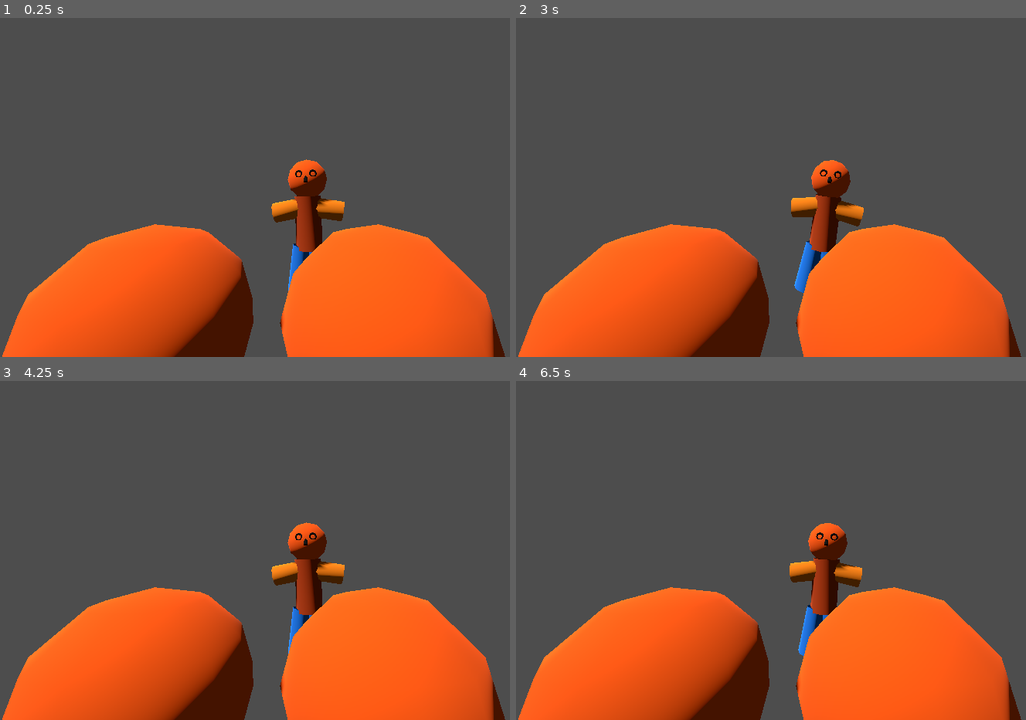
Above: before the commit, frames 1-4 (two rows, left to right).
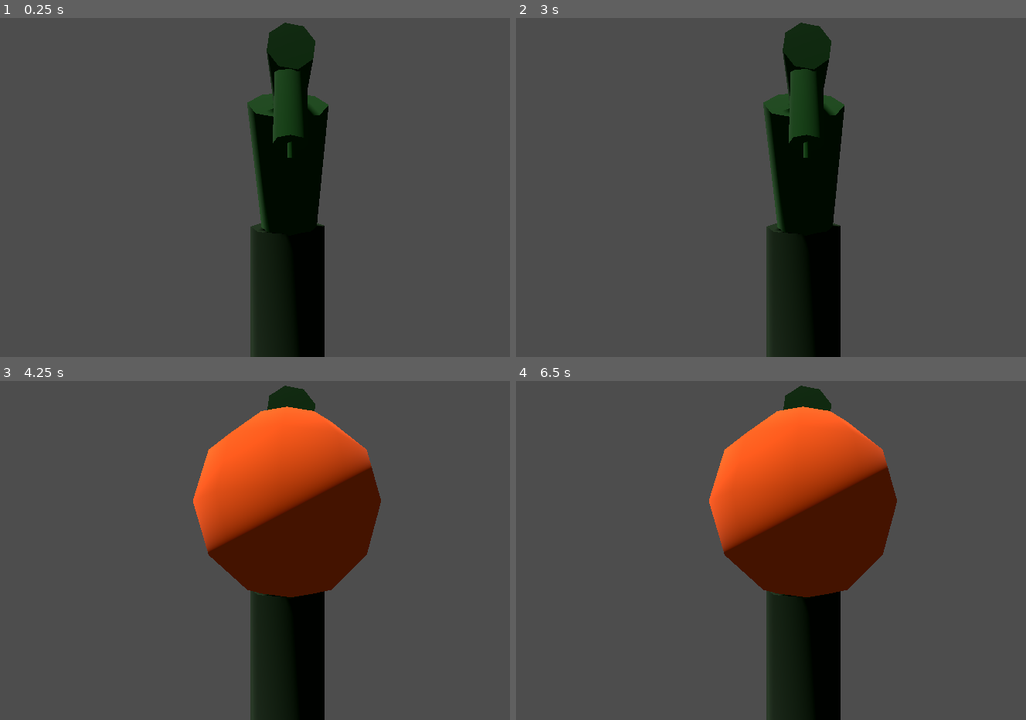
Above: after the commit, the same moments.

Repository: carterpiepenburg1/pumpkinchuckin-
Game: Godot game, scene res://Scenes/pumpkinchuckin.tscn
The game is run twice, just before and just after one commit, with the same random seed, the same clock (stepped at 60 frames per second) and the same inputs.
Inputs:
- Up to frame 1 (0.25 s): no input
- Up to frame 2 (3 s): tap Enter at 1.25 s
- Up to frame 3 (4.25 s): no input
- Up to frame 4 (6.5 s): no input

The runs differ from the first frame. In frame 1, 39% of the frame differs, in the area x 0-100%, y 1-100%; in frame 2, 39%; in frame 3, 47%; in frame 4, 47%.

Commit message:
Spring cleaning
IT WORKS

Diff:
--- a/Scenes/Objects/vine.tscn
+++ b/Scenes/Objects/vine.tscn
@@ -20,34 +20,6 @@
 [node name="Vine" type="Node3D"]
 script = ExtResource("1_73ut5")
 
-[node name="BaseVine" type="CSGCylinder3D" parent="."]
-transform = Transform3D(1, 0, 0, 0, 1, 0, 0, 0, 1, 0, 0.8945285, 0)
-material = SubResource("StandardMaterial3D_pw5j8")
-
-[node name="CSGCylinder3D2" type="CSGCylinder3D" parent="."]
-transform = Transform3D(0.7969835, 0.6040011, 0, -0.6040011, 0.7969835, 0, 0, 0, 1, 0.42521513, 2.3931515, -0.018218398)
-radius = 0.36816406
-height = 2.0061035
-material = SubResource("StandardMaterial3D_73ut5")
-
-[node name="CSGCylinder3D3" type="CSGCylinder3D" parent="."]
-transform = Transform3D(0.077441916, 0.99604326, 0.04359364, -0.96178806, 0.08615306, -0.2598882, -0.26261565, -0.021801615, 0.9646543, 1.2445282, 3.2378967, -0.034284323)
-radius = 0.1484375
-height = 1.0129395
-material = SubResource("StandardMaterial3D_gqlm5")
-
-[node name="CSGCylinder3D5" type="CSGCylinder3D" parent="."]
-transform = Transform3D(0.9547297, -0.29747483, 0, 0.29747483, 0.9547297, 0, 0, 0, 1, 1.6822165, 3.0342283, -0.04138051)
-radius = 0.10205078
-height = 0.7028198
-material = SubResource("StandardMaterial3D_l7njv")
-
-[node name="EndVine" type="CSGCylinder3D" parent="."]
-transform = Transform3D(1, 0, 0, 0, 1, 0, 0, 0, 1, 1.7906126, 2.6809673, -0.044474974)
-radius = 0.019042969
-height = 0.12989807
-material = SubResource("StandardMaterial3D_go8tx")
-
 [node name="Timer" type="Timer" parent="."]
 wait_time = 3.0
 one_shot = true
@@ -57,5 +29,35 @@
 wait_time = 6.0
 autostart = true
 
+[node name="VineModel" type="Node3D" parent="."]
+
+[node name="BaseVine" type="CSGCylinder3D" parent="VineModel"]
+transform = Transform3D(1, 0, 0, 0, 1, 0, 0, 0, 1, 0, 0.8945285, 0)
+material = SubResource("StandardMaterial3D_pw5j8")
+
+[node name="CSGCylinder3D2" type="CSGCylinder3D" parent="VineModel"]
+transform = Transform3D(0.7969835, 0.6040011, 0, -0.6040011, 0.7969835, 0, 0, 0, 1, 0.42521513, 2.3931515, -0.018218398)
+radius = 0.36816406
+height = 2.0061035
+material = SubResource("StandardMaterial3D_73ut5")
+
+[node name="CSGCylinder3D3" type="CSGCylinder3D" parent="VineModel"]
+transform = Transform3D(0.077441916, 0.99604326, 0.04359364, -0.96178806, 0.08615306, -0.2598882, -0.26261565, -0.021801615, 0.9646543, 1.2445282, 3.2378967, -0.034284323)
+radius = 0.1484375
+height = 1.0129395
+material = SubResource("StandardMaterial3D_gqlm5")
+
+[node name="CSGCylinder3D5" type="CSGCylinder3D" parent="VineModel"]
+transform = Transform3D(0.9547297, -0.29747483, 0, 0.29747483, 0.9547297, 0, 0, 0, 1, 1.6822165, 3.0342283, -0.04138051)
+radius = 0.10205078
+height = 0.7028198
+material = SubResource("StandardMaterial3D_l7njv")
+
+[node name="EndVine" type="CSGCylinder3D" parent="VineModel"]
+transform = Transform3D(1, 0, 0, 0, 1, 0, 0, 0, 1, 1.7906126, 2.6809673, -0.044474974)
+radius = 0.019042969
+height = 0.12989807
+material = SubResource("StandardMaterial3D_go8tx")
+
 [connection signal="timeout" from="Timer" to="." method="_on_timer_timeout"]
 [connection signal="timeout" from="Timer2" to="." method="_on_timer_2_timeout"]
--- a/Scenes/pumpkinchuckin.tscn
+++ b/Scenes/pumpkinchuckin.tscn
@@ -2,9 +2,9 @@
 
 [ext_resource type="Script" uid="uid://b0arcax67joif" path="res://Scripts/initializevr.gd" id="1_ua3oe"]
 [ext_resource type="Script" uid="uid://blp7t2rm6f3sg" path="res://Scripts/Player/player.gd" id="2_c37g7"]
-[ext_resource type="PackedScene" uid="uid://bvs3tncwlldvy" path="res://Scenes/Objects/pumpkin.tscn" id="2_o7usi"]
 [ext_resource type="Script" uid="uid://dnxoog51swnsj" path="res://Scripts/Player/hand.gd" id="3_gfff3"]
 [ext_resource type="PackedScene" uid="uid://3bm4j61b1rvo" path="res://Scenes/Objects/enemy.tscn" id="5_3odlv"]
+[ext_resource type="PackedScene" uid="uid://cy6tf6pp8tta6" path="res://Scenes/Objects/vine.tscn" id="5_8o4mi"]
 
 [sub_resource type="Environment" id="Environment_2t1jq"]
 
@@ -15,7 +15,7 @@
 script = ExtResource("1_ua3oe")
 
 [node name="DirectionalLight3D" type="DirectionalLight3D" parent="."]
-transform = Transform3D(0.08686353, 0.8868179, -0.45388195, -0.15191406, 0.46206695, 0.873737, 0.9845694, -0.00694483, 0.17485687, 0, 0, 0)
+transform = Transform3D(0.08686353, 0.8868179, -0.45388195, -0.15191406, 0.46206695, 0.873737, 0.9845694, -0.006944829, 0.17485687, 0, 0.9962975, 0)
 shadow_enabled = true
 
 [node name="WorldEnvironment" type="WorldEnvironment" parent="."]
@@ -55,14 +55,17 @@
 [node name="CollisionShape3D" type="CollisionShape3D" parent="Player/Right/Area"]
 shape = SubResource("SphereShape3D_gfff3")
 
-[node name="Pumpkin" parent="." instance=ExtResource("2_o7usi")]
-transform = Transform3D(1, 0, 0, 0, 1, 0, 0, 0, 1, -0.7811059, 1.1165404, -1.1482626)
+[node name="Enemy" parent="." instance=ExtResource("5_3odlv")]
+transform = Transform3D(-0.9999751, 0, 0.0070510507, 0, 0.9999999, 0, -0.007051062, 0, -0.999975, 1.355802, 1.1707717, -0.12600374)
 
-[node name="Enemy" parent="." instance=ExtResource("5_3odlv")]
-transform = Transform3D(-0.06975647, 0, -0.9975639, 0, 0.9999999, 0, 0.99756396, 0, -0.06975646, 0, 1.1707717, -3.4422417)
+[node name="Vine" parent="." instance=ExtResource("5_8o4mi")]
+transform = Transform3D(1, 0, 0, 0, 1, 0, 0, 0, 1, -3.0252895, -0.6471578, 0.020180225)
 
-[node name="Pumpkin2" parent="." instance=ExtResource("2_o7usi")]
-transform = Transform3D(1, 0, 0, 0, 1, 0, 0, 0, 1, 0.35381067, 1.1165404, -1.1482626)
+[node name="Vine2" parent="." instance=ExtResource("5_8o4mi")]
+transform = Transform3D(0.07548342, 0, -0.9971471, 0, 1, 0, 0.9971471, 0, 0.07548342, -0.279382, -0.6471578, -3.0710275)
+
+[node name="Vine3" parent="." instance=ExtResource("5_8o4mi")]
+transform = Transform3D(0.05846996, 0, 0.9982891, 0, 1, 0, -0.9982891, 0, 0.05846996, -0.279382, -0.6471578, 2.7067108)
 
 [connection signal="button_pressed" from="Player/Left" to="Player" method="_on_left_button_pressed"]
 [connection signal="button_released" from="Player/Left" to="Player" method="_on_left_button_released"]
--- a/Scripts/Player/hand.gd
+++ b/Scripts/Player/hand.gd
@@ -4,3 +4,4 @@
 @onready var handGripping = false
 @onready var setOffset = false
 @onready var handOffset = 0
+@onready var grabbedArea = null
--- a/Scripts/Player/player.gd
+++ b/Scripts/Player/player.gd
@@ -15,21 +15,34 @@
 	if hand.handGripping:
 		var areas = hand.handArea.get_overlapping_areas()
 		if areas.size() > 0:
-			var grabbedArea = areas[0]
+			hand.grabbedArea = areas[0]
 
 			if !hand.setOffset:
-					hand.handOffset = hand.handArea.global_transform.affine_inverse() * grabbedArea.global_transform
-					hand.setOffset = true
+				hand.handOffset = hand.handArea.global_transform.affine_inverse() * hand.grabbedArea.global_transform
+				hand.setOffset = true
 
-			#Grabbed object logic
-			if grabbedArea.name == "PumpkinArea":
-				var pumpkin = grabbedArea.get_parent()
+			#When grabbing objects
+			if hand.grabbedArea.name == "PumpkinArea":
+				var pumpkin = hand.grabbedArea.get_parent()
 				pumpkin.global_transform = hand.handArea.global_transform * hand.handOffset
+				pumpkin.inHand = true
+				pumpkin.onVine = false
+				pumpkin.inSling = false
 
 		else:
 			hand.handGripping = false
 	else:
 		hand.setOffset = false
+
+		#When letting go of objects
+		if hand.grabbedArea != null:
+			if hand.grabbedArea.name == "PumpkinArea":
+				var pumpkin = hand.grabbedArea.get_parent()
+				pumpkin.inHand = false
+				pumpkin.onVine = false
+				pumpkin.inSling = false
+
+			hand.grabbedArea = null
 
 func _on_left_button_pressed(bName: String) -> void:
 	if bName == "grip_click":
--- a/Scripts/Pumkin-Scripts/pumpkin_move.gd
+++ b/Scripts/Pumkin-Scripts/pumpkin_move.gd
@@ -1,37 +1,15 @@
-extends CSGSphere3D
+extends Node3D
 
 
 @onready var onVine = true
 @onready var inHand = false
 @onready var inSling = false
-var startHeight = global_position.y
-var totalDrop = 0
-#var getNewSpawn = get_parent().hasSpawned
-var goSpawnPump = false
-#@onready var pumptimer
-#@onready var pumptimer = $Timer
-signal newPumpkin
 
-func _physics_process(delta: float) -> void:
-	#if onVine == false:
-		#pumptimer.start()
+func _process(delta: float) -> void:
 
 	if onVine == false && inHand == false && inSling == false:
-		global_position.y -= delta*1
+		global_position.y -= delta * 3
 
 		if global_position.y < -1:
-			emit_signal("newPumpkin")
-			goSpawnPump = true
 			queue_free()
 			print("Pumpkin has been Dropped")
-		#totalDrop += abs(delta*1)
-		#
-		#if totalDrop > 10:
-			#queue_free()
-			#print("Pumpkin has been dropped")
-
-
-
-#func _on_timer_2_timeout() -> void:
-	#onVine = false
-	##pass # Replace with function body.
--- a/Scripts/Pumkin-Scripts/vineSpawn.gd
+++ b/Scripts/Pumkin-Scripts/vineSpawn.gd
@@ -1,12 +1,9 @@
-#extends CSGCylinder3D
 extends Node3D
 
 @onready var pumpkinSpawn = load("res://Scenes/Objects/pumpkin.tscn")
 var hasSpawned = false
-@onready var endOfVine = get_node("EndVine")
-var positionOfPump = Vector3.ZERO
+@onready var endOfVine = $VineModel/EndVine
 var truePumpkin = null
-#signal newPumpkin
 
 func _physics_process(delta: float) -> void:
 	if truePumpkin != null:
@@ -14,33 +11,10 @@
 			truePumpkin = null
 			$Timer.start()
 
-	#positionOfPump = endOfVine.global_position
-	##self.newPumpkin.connect(spawnNewPumpkin)
-	#if hasSpawned == false:
-		#hasSpawned = true
-		#var pumpkin_instance = pumpkinSpawn.instantiate()
-		#
-		#get_tree().root.add_child(pumpkin_instance)
-		#
-		#pumpkin_instance.global_position = positionOfPump
-		#truePumpkin = pumpkin_instance
-
-	#if truePumpkin.goSpawnPump == true:
-		#hasSpawned = true
-
-
-
-func spawnNewPumpkin():
-	hasSpawned = false
-
 
 func _on_timer_timeout() -> void:
-	positionOfPump = endOfVine.global_position
-	#self.newPumpkin.connect(spawnNewPumpkin)
+	var positionOfPump = endOfVine.global_position
 	var pumpkin_instance = pumpkinSpawn.instantiate()
 	get_tree().root.add_child(pumpkin_instance)
-	var pumpkin_instance2 = pumpkin_instance.get_node("PumpkinModel")
-	pumpkin_instance2.global_position = positionOfPump
-	truePumpkin = pumpkin_instance2
-
-	#pass # Replace with function body.
+	pumpkin_instance.global_position = positionOfPump
+	truePumpkin = pumpkin_instance
Not shown: 1 places in Scenes/Objects/pumpkin.tscn that only renumber resources
